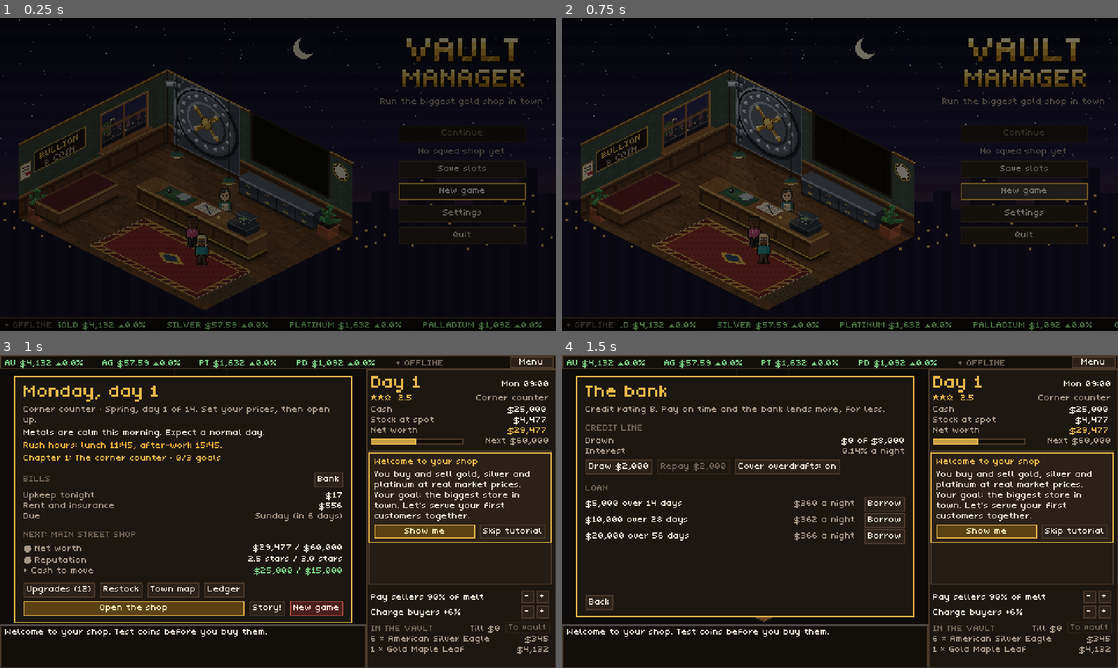
Above: before the commit, frames 1-4 (two rows, left to right).
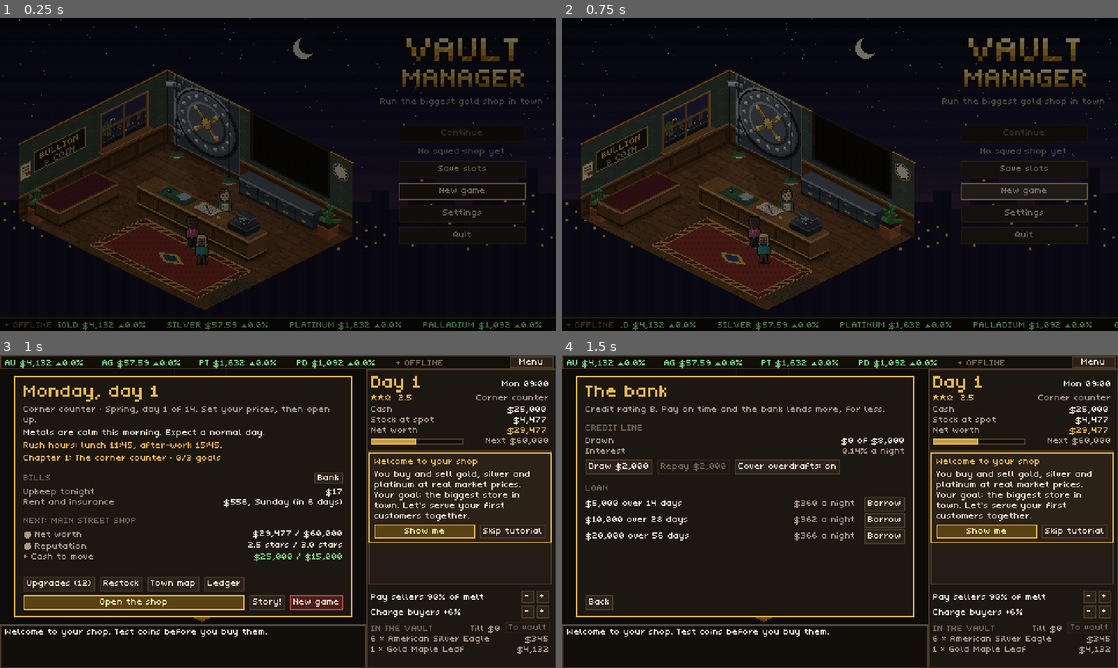
Above: after the commit, the same moments.

Repository: AlexAlphaK/Vaultmanager
Game: Godot game, scene res://scenes/menu/title_screen.tscn
Two runs of this game, one before a commit and one after it. Both use one fixed random seed, a clock stepped at 60 frames per second and the inputs below.
Inputs:
- Up to frame 1 (0.25 s): no input
- Up to frame 2 (0.75 s): click "New game" at 0.5 s
- Up to frame 3 (1 s): no input
- Up to frame 4 (1.5 s): click "Bank" at 1.25 s

Frames 1-2 are identical in both runs. In frame 3, 5.4% of the frame differs, in the area x 2-64%, y 38-86%; in frame 4, nothing differs.

Commit message:
Morning page: bank payments share the upkeep row and rent shares its due day, so busy mornings keep their buttons on screen
Co-Authored-By: Claude Opus 5.5 (1M context) <noreply@anthropic.com>
Claude-Session: https://claude.ai/code/session_01TJaYp78LgAApSGzZvPPpV7

Diff:
--- a/scenes/shop/day_panels.gd
+++ b/scenes/shop/day_panels.gd
@@ -190,20 +190,24 @@
 	heading.reparent(bills)
 	heading.custom_minimum_size.x = 0.0
 	heading.size_flags_horizontal = Control.SIZE_EXPAND_FILL
-	_button(bills, tr("Bank") + (" !" if Shop.cash < 0.0 else ""), "Button", show_bank).tooltip_text = \
-		"Your credit line, bank loans and credit rating."
+	var bank := _button(bills, tr("Bank") + (" !" if Shop.cash < 0.0 else ""), "Button", show_bank)
+	bank.tooltip_text = "Your credit line, bank loans and credit rating."
+	bank.custom_minimum_size.y = 0.0 # no taller than the heading
 	var grid := _grid()
-	_pair(grid, "Upkeep tonight", Market.format_money(Progress.daily_upkeep()))
+	# the bank's payments share the upkeep's row: a busy morning has no room for another
 	if Bank.due_tonight() > 0.0:
-		_pair(grid, "Bank payments tonight", Market.format_money(Bank.due_tonight()))
+		_pair(grid, "Upkeep and bank payments tonight", Market.format_money(Progress.daily_upkeep() + Bank.due_tonight()))
+	else:
+		_pair(grid, "Upkeep tonight", Market.format_money(Progress.daily_upkeep()))
 	if not Staff.hired.is_empty():
 		_pair(grid, "Staff wages tonight", Market.format_money(Staff.daily_wages()))
 	var weekly := 0.0
 	for bill in Day.upcoming_bills():
 		weekly += bill.usd
 	var due := Day.days_until_bills()
-	_pair(grid, "Rent and insurance", Market.format_money(weekly), Pal.BAD if due == 0 else Pal.INK)
-	_pair(grid, "Due", "tonight" if due == 0 else tr_n("%s (in %d day)", "%s (in %d days)", due) % [Day.weekday(Shop.day + due), due], Pal.INK_DIM)
+	# when they fall due shares the row, so the bank's row doesn't push the buttons down
+	var when := tr("tonight") if due == 0 else tr_n("%s (in %d day)", "%s (in %d days)", due) % [Day.weekday(Shop.day + due), due]
+	_pair(grid, "Rent and insurance", tr("%s, %s") % [Market.format_money(weekly), when], Pal.BAD if due == 0 else Pal.INK)
 	_gap()
 	if Progress.goal_reached():
 		_heading("YOU RUN THE BIGGEST STORE IN TOWN")
Not shown, changed: locale/de.po
Not shown, changed: locale/es.po
Not shown, changed: locale/fr.po
Not shown, changed: locale/strings.pot
